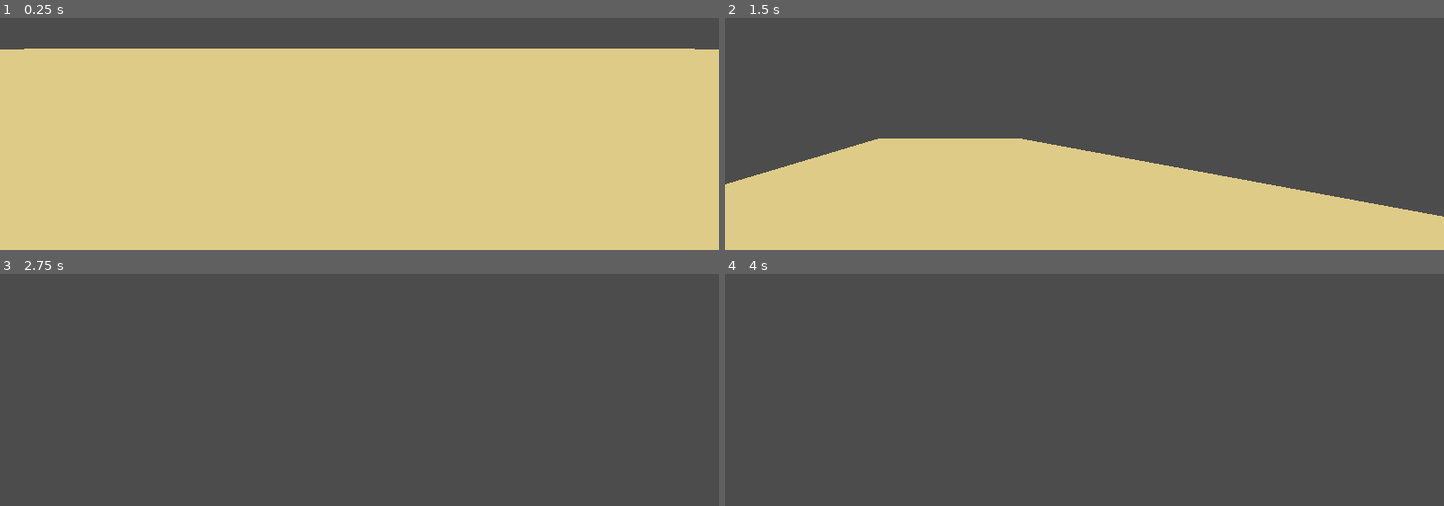
Above: before the commit, frames 1-4 (two rows, left to right).
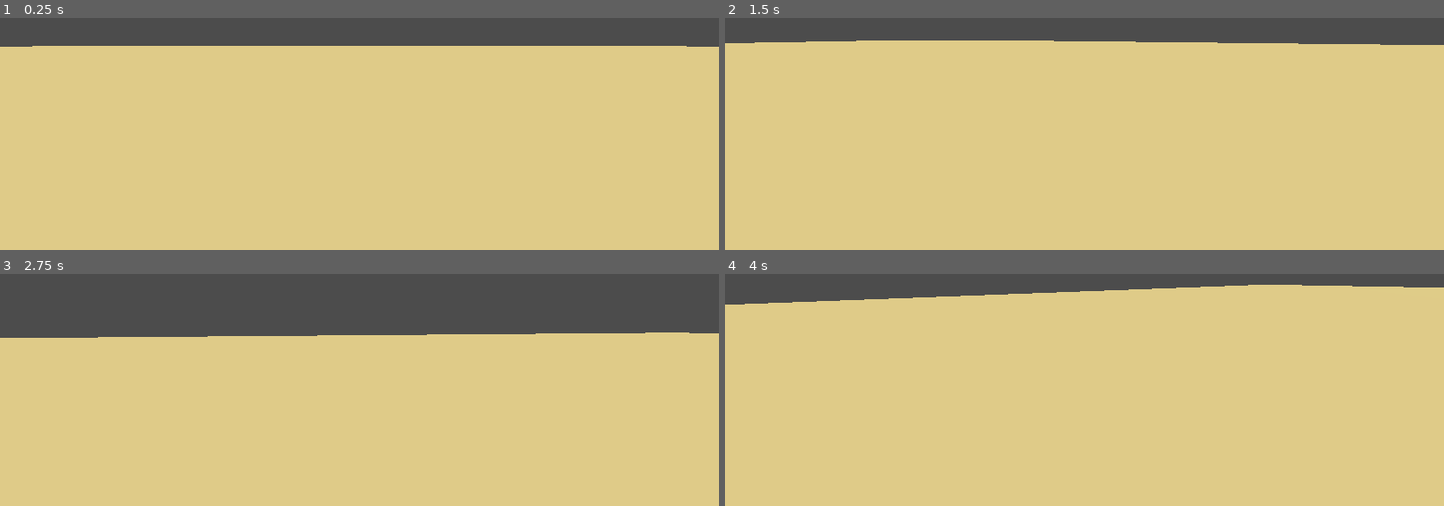
Above: after the commit, the same moments.

Repository: macattack69/KingBerry
Game: Godot game, scene res://Main.tscn
The game is run twice, just before and just after one commit, with the same random seed, the same clock (stepped at 60 frames per second) and the same inputs.
Inputs (mouse positions are in pixels of both pictures, inside the frame that each line leads up to):
- Up to frame 1 (0.25 s): no input
- Up to frame 2 (1.5 s): move the mouse to (1120, 38) at 0.52 s; hold W (move_forward) from 0.53 s (still down); tap Space (jump) at 0.77 s; move the mouse to (1048, 41) at 1.27 s
- Up to frame 3 (2.75 s): keep holding W (move_forward); tap Space (jump) at 1.52 s; move the mouse to (373, 287) at 2.02 s
- Up to frame 4 (4 s): keep holding W (move_forward); tap Enter at 2.75 s; move the mouse to (1077, 301) at 2.77 s; tap Space (jump) at 3.02, 3.5, 3.77 s; move the mouse to (1134, 299) at 3.52 s

The runs differ from the first frame. In frame 1, 1.2% of the frame differs, in the area x 0-100%, y 12-14%; in frame 2, 54%; in frame 3, 74%; in frame 4, 92%, in the area x 0-100%, y 4-100%.

Commit message:
gravity goes down

Diff:
--- a/kingbarry/ReadyPlayerOne.gd
+++ b/kingbarry/ReadyPlayerOne.gd
@@ -1,13 +1,4 @@
-#ChatGPT Wrote this, so let me add some comments to try to explain it
-#these notes are for my benefit, but enjoy them regardless🤠
-#Michael
 extends KinematicBody
-#so this is at the start of all the scripts to show their parent class
-#specifying this class provides customizable functionality
-#KinematicBody comes barebones from Godot. It only is significant
-#because it can listen for input, unlike other bodies, which listen
-#to the physics engine for their physics. We have to define the physics for it here,
-#and use the input to utilize said physics.
 
 #beginning work on gravity
 const GRAVITY = Vector3(0,10,0)
@@ -24,9 +15,6 @@
 func _ready():
 	set_process_input(true)
 	Input.set_mouse_mode(Input.MOUSE_MODE_CAPTURED)
-#this turns listening for input on without this the kinematicBody player wouldnt take input
-#this happens when the parent node is first placed in the scene
-#hides mouse, locks to application
 
 func _input(event):
 	if event is InputEventMouseMotion:
@@ -56,24 +44,9 @@
 	direction *= speed
 	move_and_slide(direction)
 	# apply gravity
-	VELOCITY += GRAVITY * delta
+	VELOCITY -= GRAVITY * delta
 	VELOCITY = move_and_slide(VELOCITY, Vector3.UP)
 	move_and_slide(direction + VELOCITY)
 	var snap = Vector3(0, -1, 0) # snap to the floor
 	var floor_normal = Vector3()
 	var is_on_floor_new = move_and_slide(VELOCITY + snap, Vector3(0, 1, 0), false, 4, 0.785398, true)
-
-#this is the big one, like the last function takes mouse input (only movement for now)
-#this function takes keyboard input (or gamepad input idk yet)
-#this is pretty cool, basically its taking a direction variable,
-#its checking to see if the button is pressed
-#then its taking that variable, adding a positive or negative value
-#it then makes sure that the direction is normalized (more on that later)
-#it then uses a combination of the speed variable from earlier, and the built-in
-#move_and_slide() function to manipulate the parent nodes movement
-#pretttty neaaat right?
-
-#interesting note now that I made the movement function above work
-#basically, the "move_..." strings are input mapping actions dictated by
-#keys, in that same mentioned input mapping menu under project settings
-#thanks debugga! I do not use the hard R
